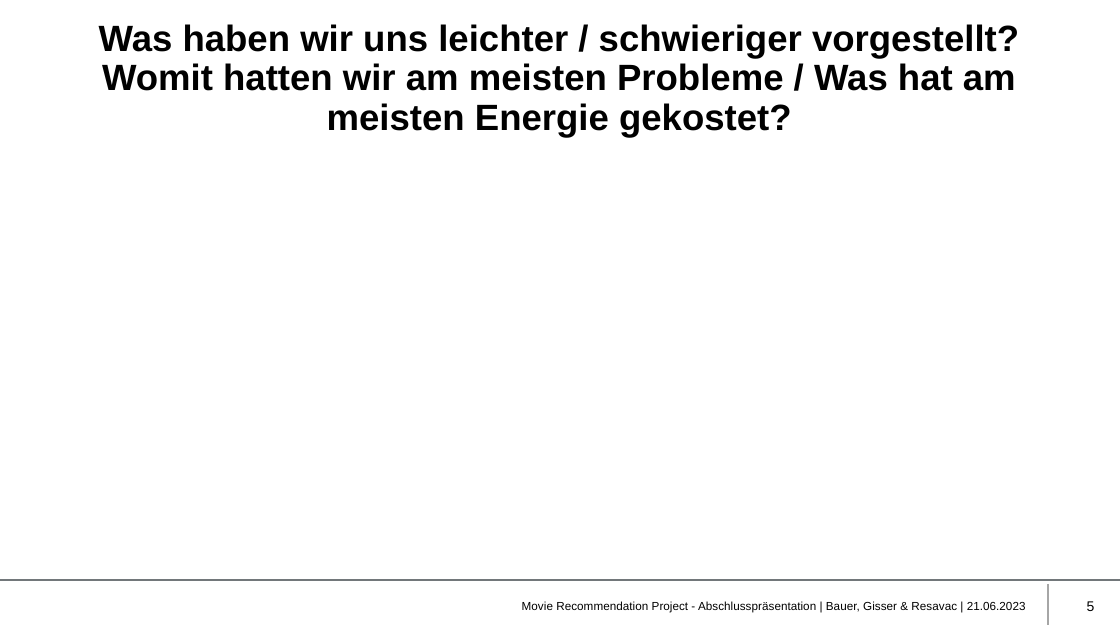
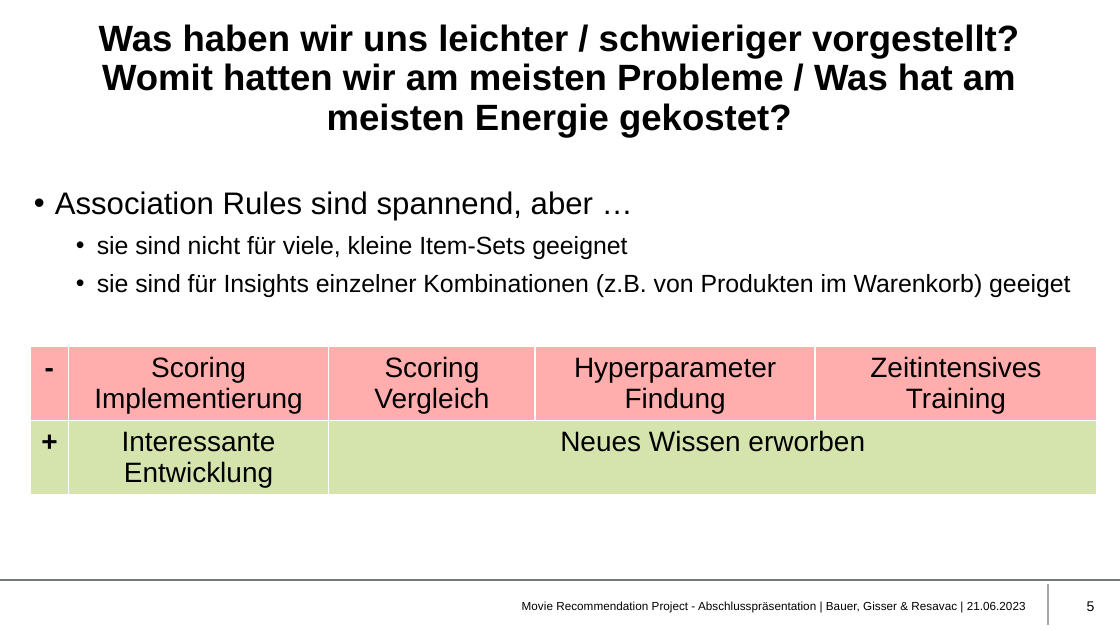
Before and after one commit to bar01a/mds-ss2023-SOE-Python-project, a slide deck: slide 5 of final-presentation/final_presentation.pptx. Drawn at 1120x630 pixels with LibreOffice and Linux fonts; fonts in the diff are those of the drawing; background and template pictures are left out. Boxes give left, top, right and bottom in pixels: in the first picture for what was removed or moved away, otherwise in the second. Text is boxed around its words. In the diff, an @@ line names an element or a change of style, - is before the commit and + after.

```diff
--- a/final-presentation/final_presentation.pptx
+++ b/final-presentation/final_presentation.pptx
@@ text added at box(55, 191, 1070, 297), 16 pt, text #000000 @@
+• Association Rules sind spannend, aber …
+  • sie sind nicht für viele, kleine Item-Sets geeignet
+  • sie sind für Insights einzelner Kombinationen (z.B. von Produkten im Warenkorb) geeiget
@@ table added at box(30, 346, 1098, 492), 2 rows, 5 columns @@
+- | Scoring Implementierung | Scoring Vergleich | Hyperparameter Findung | Zeitintensives Training
++ | Interessante Entwicklung | Neues Wissen erworben |  | 
```
Also in this commit, not shown: 2 other slides changed, 1 slide removed.
